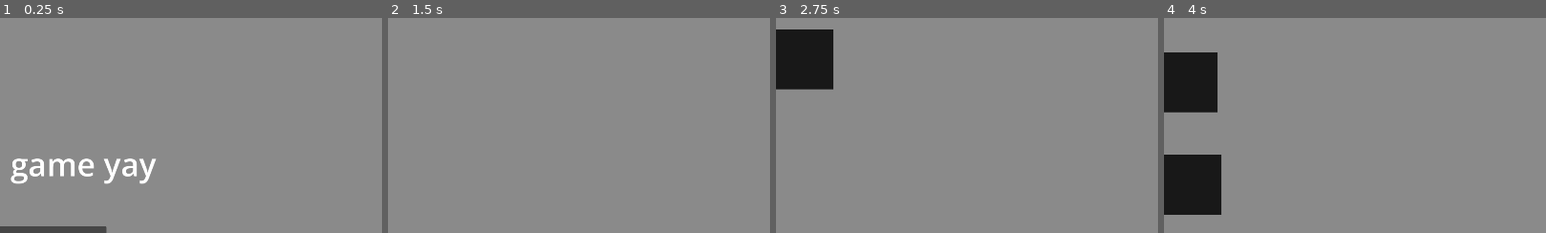
Above: before the commit, frames 1-4 (left to right).
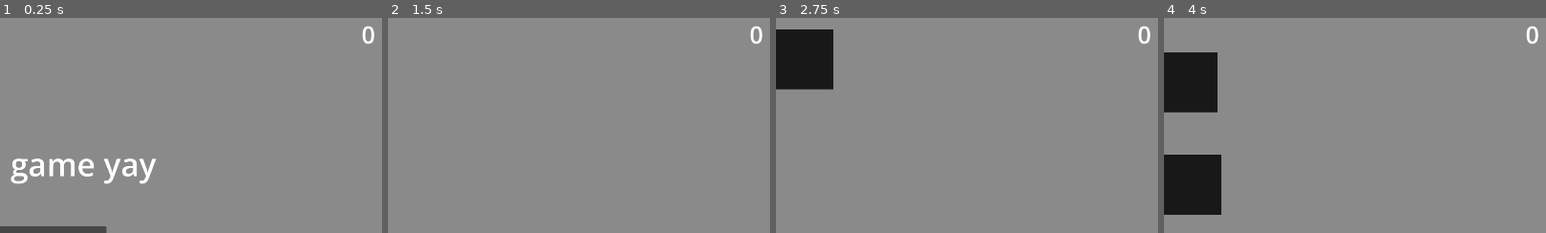
Above: after the commit, the same moments.

Repository: JueSung/holes_in_the_wall
Game: Godot game, scene res://main.tscn
Same seed, same stepped clock (60 frames per second), same inputs: the game is played once before the commit and once after it.
Inputs:
- Up to frame 1 (0.25 s): no input
- Up to frame 2 (1.5 s): click "Start Game" at 0.5 s; hold D (right) from 1.28 s (still down); tap Tab (dash) at 1.35 s
- Up to frame 3 (2.75 s): keep holding D (right); tap W (up) at 1.52, 2.27 s; tap Tab (dash) at 2.1 s
- Up to frame 4 (4 s): release D (right) at 2.78 s; hold A (left) 2.78-3.53 s; tap Tab (dash) at 2.85, 3.6 s; hold D (right) from 3.53 s (still down); tap W (up) at 3.77 s
The pictures show only the part of the screen within x 48-98%, y 2-52%; the shares and areas given below are measured in that part.

The runs differ from the first frame. In frame 1, 0.2% of the frame differs, in the area x 94-98%, y 3-12%; in frame 2, 0.2%; in frame 3, 0.2%; in frame 4, 0.2%.

Commit message:
score system && EXPORT

Diff:
--- a/main.gd
+++ b/main.gd
@@ -5,6 +5,8 @@
 
 var timer : float = 0.0
 var objects : Array = []
+
+var score := 0
 
 func _ready():
 	set_physics_process(false)
@@ -17,6 +19,7 @@
 
 	$Floor/TextureRect.size = Vector2(2000,50)
 	$Floor/TextureRect.position = Vector2(-1000,-25)
+	$Floor.set_physics_process(false)
 
 	# set player - TODO move to start_game()
 	player = load("res://player.tscn").instantiate()
@@ -107,6 +110,7 @@
 	obj_inst.get_node("TextureRect").position = Vector2(-75, -75)
 	obj_inst.global_position = Vector2(randf() * 1920, -200)
 	obj_inst.linear_velocity = Vector2(0, 300)
+	obj_inst.setUp(player)
 
 	objects.append(obj_inst)
 
@@ -120,7 +124,8 @@
 
 
 func end_game():
-	$HUD.visible = true
+	$HUD/Start.visible = true
+	$HUD/Label.visible = true
 	set_physics_process(false)
 	player.set_physics_process(false)
 	$HUD/Label.text = "You died L"
@@ -130,7 +135,10 @@
 	objects = []
 
 func start_game():
-	$HUD.visible = false
+	$HUD/Start.visible = false
+	$HUD/Label.visible = false
+	score = 0
+	$HUD/Label2.text = "0"
 	$Floor/CollisionShape2D.disabled = false
 	$Floor.visible = true
 	player.global_position = Vector2(1920/2., 900)
@@ -139,6 +147,10 @@
 	total_time = 0.0
 	set_physics_process(true)
 
+func increment_score():
+	score += 1
+	$HUD/Label2.text = str(score)
+
 func remove_object(obj):
 	objects.erase(obj)
 	obj.queue_free()
--- a/main.tscn
+++ b/main.tscn
@@ -26,4 +26,12 @@
 theme_override_font_sizes/font_size = 80
 text = "This is a game yay"
 
+[node name="Label2" type="Label" parent="HUD" unique_id=256711910]
+offset_left = 1823.0
+offset_top = 16.0
+offset_right = 1863.0
+offset_bottom = 99.0
+theme_override_font_sizes/font_size = 60
+text = "0"
+
 [connection signal="pressed" from="HUD/Start" to="." method="start_game"]
--- a/object.gd
+++ b/object.gd
@@ -1,7 +1,16 @@
 extends RigidBody2D
+var player: Player = null
+
+var has_scored = false
+
+func setUp(player_):
+    player = player_
 
 
 
 func _physics_process(_delta: float) -> void:
     if global_position.y > 1300:
         get_parent().remove_object(self)
+    if player && global_position.y >= player.global_position.y && !has_scored:
+        get_parent().increment_score()
+        has_scored = true
Not shown, changed: docs/index.apple-touch-icon.png.import
Not shown, changed: docs/index.icon.png.import
Not shown, changed: docs/index.png.import
Not shown, changed: docs/index.html
Not shown, changed: docs/index.pck
